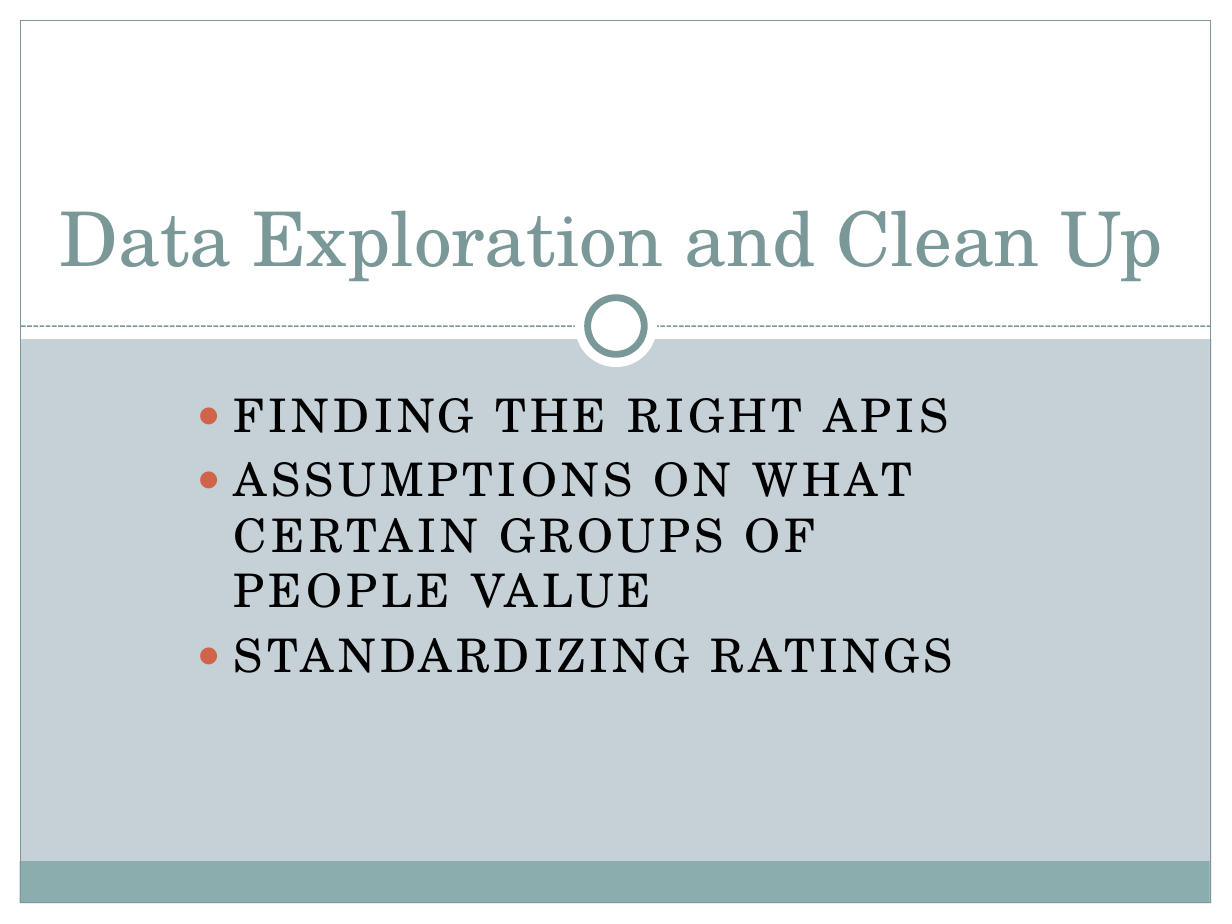
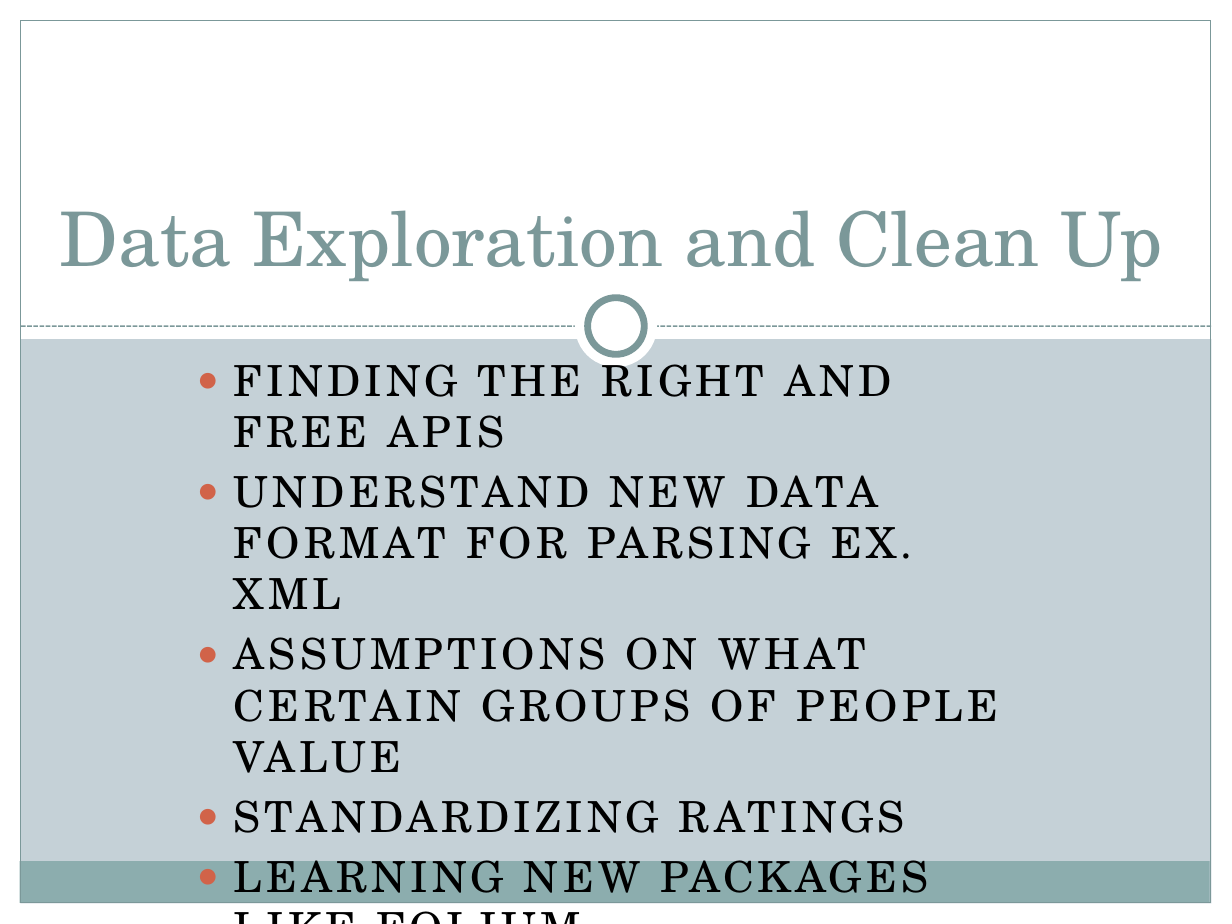
Before and after one commit to JoeDReynolds/yrelocate, a slide deck: slide 8 of Project One Presentation.pptx. Drawn at 1232x924 pixels with LibreOffice and Linux fonts; fonts in the diff are those of the drawing. Boxes give left, top, right and bottom in pixels: in the first picture for what was removed or moved away, otherwise in the second. Text is boxed around its words. In the diff, an @@ line names an element or a change of style, - is before the commit and + after.

Commit message:
Updated the presentation

```diff
--- a/Project One Presentation.pptx
+++ b/Project One Presentation.pptx
@@ subtitle "FINDING THE RIGHT AND FREE ...": place and size @@
-subtitle "FINDING THE RIGHT AND FREE ..." at box(234, 398, 953, 673)
+subtitle "FINDING THE RIGHT AND FREE ..." at box(234, 354, 998, 905)
@@ subtitle at box(234, 354, 912, 609): text changed; size 27 to 25 pt @@
-● FINDING THE RIGHT APIS
+● FINDING THE RIGHT AND FREE APIS
+● UNDERSTAND NEW DATA FORMAT FOR PARSING EX. XML
@@ subtitle at box(234, 637, 998, 833): size 27 to 25 pt in "ASSUMPTIONS ON WHAT CERTAIN GROUPS OF PEOPLE ...", "STANDARDIZING RATINGS" @@
@@ subtitle at box(234, 850, 928, 905): paragraph added @@
+● LEARNING NEW PACKAGES LIKE FOLIUM
```
Also in this commit, not shown: 2 other slides changed.
